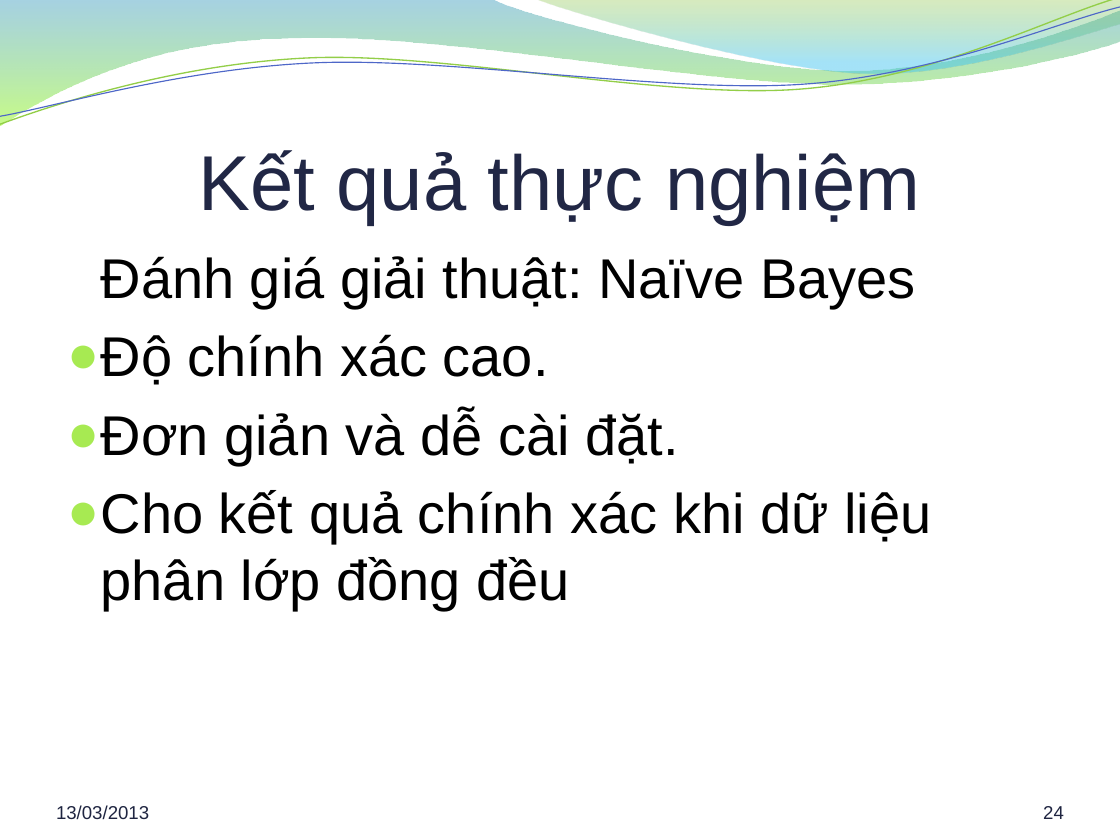
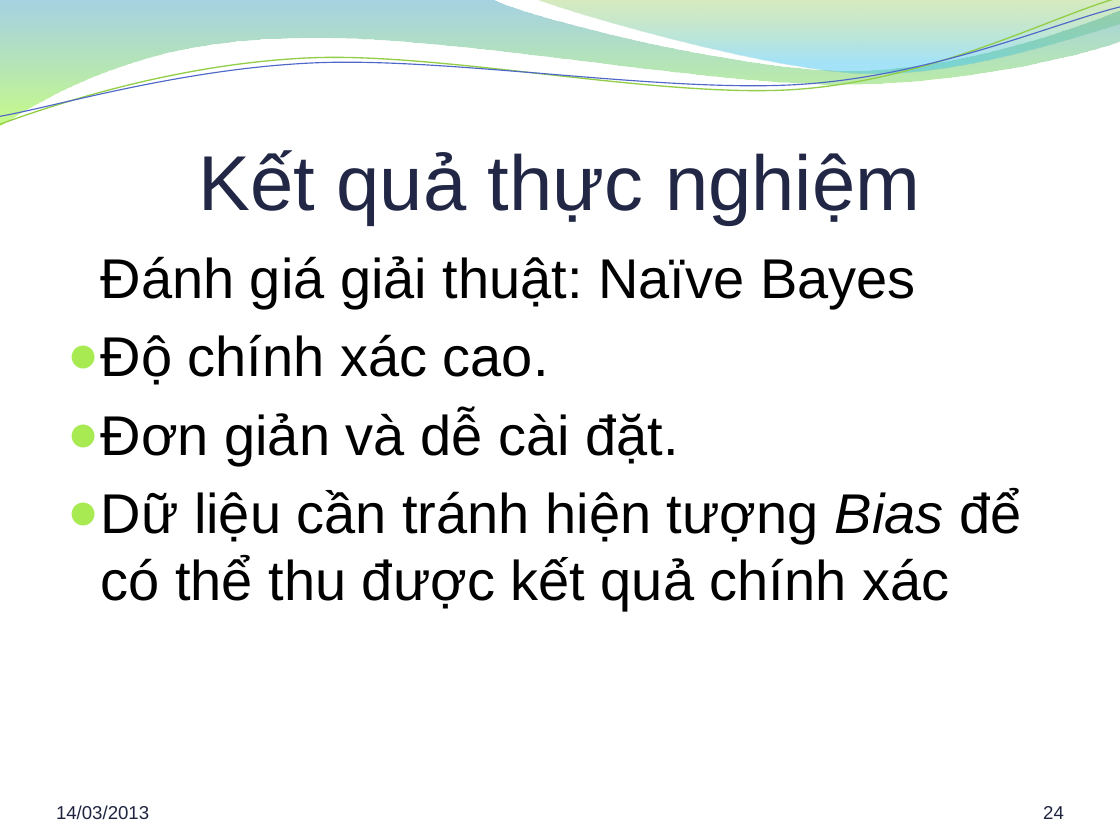
Before and after one commit to hung94it/benhvien, a slide deck: slide 24 of Diabetes/Documents/Report/Bao cao khoa luan.pptx. Drawn at 1120x840 pixels with LibreOffice and Linux fonts; fonts in the diff are those of the drawing; background and template pictures are left out. Boxes give left, top, right and bottom in pixels: in the first picture for what was removed or moved away, otherwise in the second. Text is boxed around its words. In the diff, an @@ line names an element or a change of style, - is before the commit and + after.

```diff
--- a/Diabetes/Documents/Report/Bao cao khoa luan.pptx
+++ b/Diabetes/Documents/Report/Bao cao khoa luan.pptx
@@ text at bbox=[101, 489, 1021, 610]: text changed @@
-● Cho kết quả chính xác khi dữ liệu phân lớp đồng đều
+● Dữ liệu cần tránh hiện tượng Bias để có thể thu được kết quả chính xác
@@ text at bbox=[56, 805, 149, 820]: text changed @@
-13/03/2013
+14/03/2013
```
Also in this commit, not shown: 30 other slides changed, 1 slide added, 1 slide removed, 1 other file.
